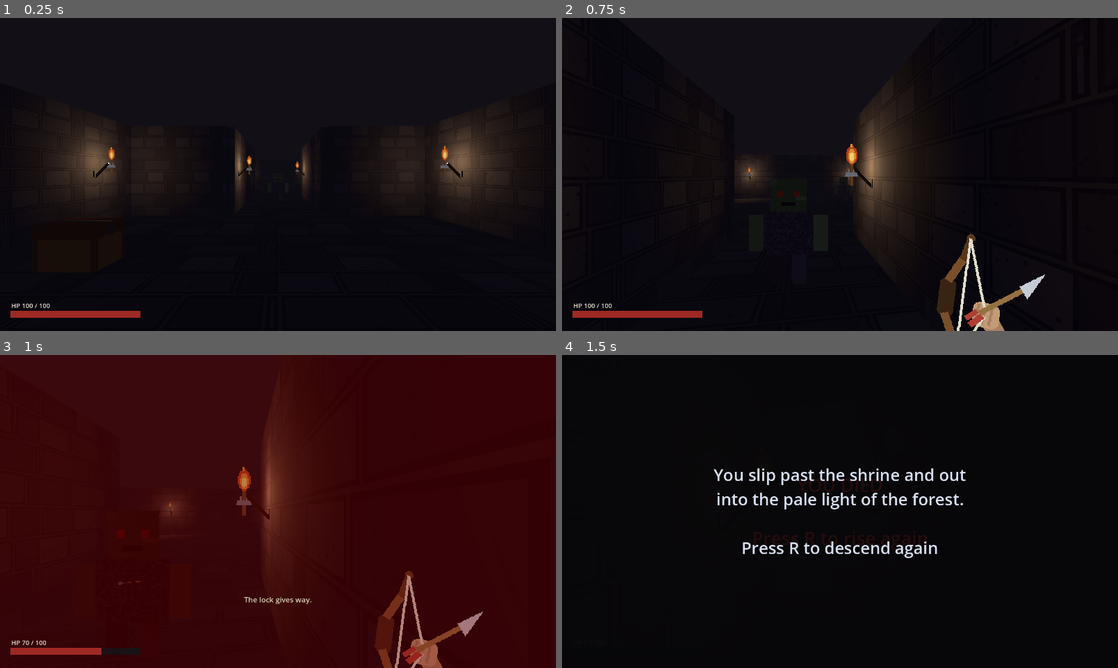
Above: before the commit, frames 1-4 (two rows, left to right).
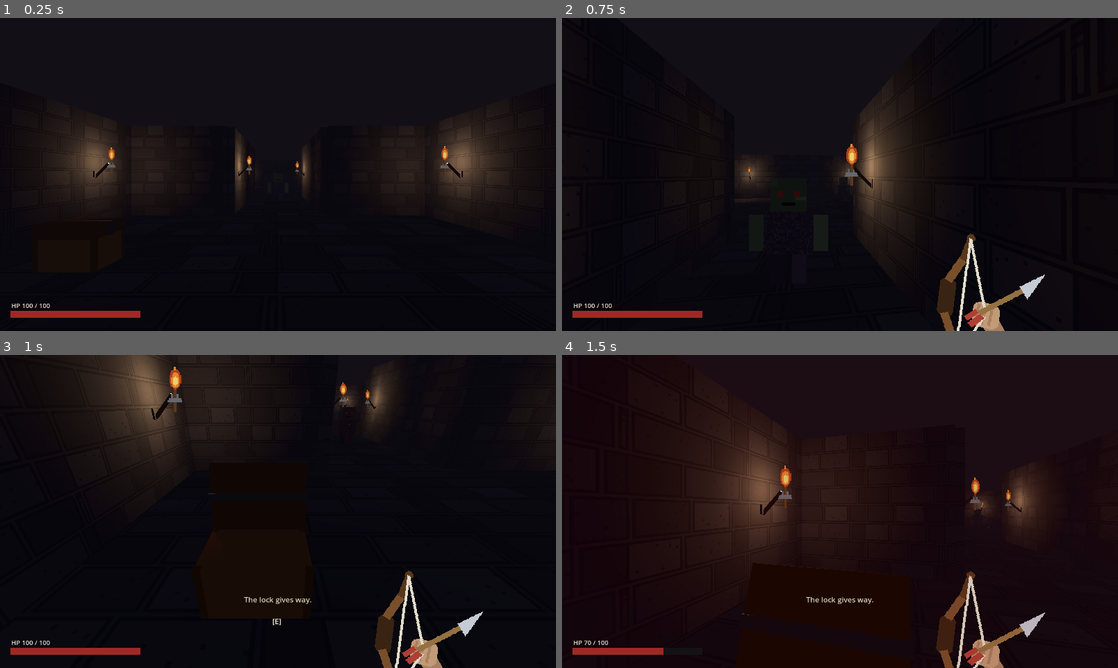
Above: after the commit, the same moments.

Repository: jjones18/Royal-Forest
Game: Godot game, scene res://tools/smoke_test.tscn
Same seed, same stepped clock (60 frames per second), same inputs: the game is played once before the commit and once after it. This scene is started directly instead of the project's main scene.
Inputs (mouse positions are in pixels of both pictures, inside the frame that each line leads up to):
- Up to frame 1 (0.25 s): no input
- Up to frame 2 (0.75 s): tap Enter at 0.5 s; move the mouse to (867, 174) at 0.52 s; hold W (move_forward) from 0.53 s (still down); hold E (interact) from 0.53 s (still down)
- Up to frame 3 (1 s): keep holding W (move_forward); keep holding E (interact)
- Up to frame 4 (1.5 s): keep holding W (move_forward); move the mouse to (812, 511) at 1.27 s; release E (interact) at 1.28 s; click (812, 511) at 1.35 s

Frames 1-2 are identical in both runs. In frame 3, 95% of the frame differs, in the area x 0-100%, y 0-100%; in frame 4, 22%.

Commit message:
Fix: E-interact input branch was dropped in the bow rewrite
The sword->bow player.gd rewrite lost 'elif event.is_action_pressed(
"interact"): _try_interact()' from _unhandled_input, so chests/door
could not be opened with E. Branch restored; smoke test gains a
regression check that the player's interaction ray sees the chest
(16/16 PASS).

Diff:
--- a/scripts/player.gd
+++ b/scripts/player.gd
@@ -87,6 +87,8 @@
 		_begin_draw()
 	elif event.is_action_released("attack"):
 		_release_draw()
+	elif event.is_action_pressed("interact"):
+		_try_interact()
 
 
 func _physics_process(delta: float) -> void:
--- a/tools/smoke_test.gd
+++ b/tools/smoke_test.gd
@@ -110,6 +110,16 @@
 			key_area = c
 	check("key pickup exists", key_area != null)
 
+	# --- E-interact regression: player's own ray must reach the chest ---
+	# (guards against the input branch or ray wiring being dropped again)
+	player.global_position = Vector3(-3.5, 0.2, 11.0)
+	player.rotation = Vector3.ZERO          # face -z, toward the chest
+	player.camera.rotation.x = -0.45        # pitch down onto the lid
+	for i in 8:
+		await get_tree().physics_frame
+	var seen: Object = player._ray.get_collider()
+	check("interact ray sees chest", seen != null and seen.has_method("interact"))
+
 	# --- damage & death flow ---
 	GameState.take_damage(30)
 	check("damage reduces hp", GameState.hp == GameState.MAX_HP - 30)
